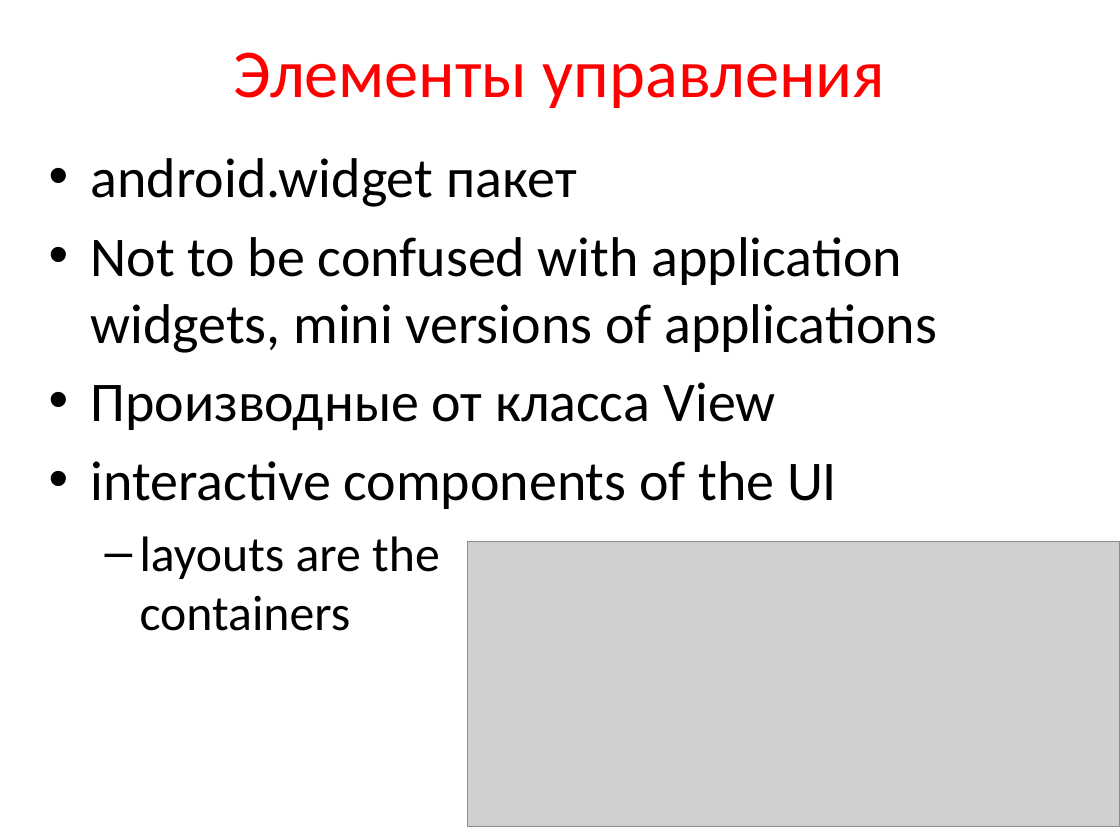
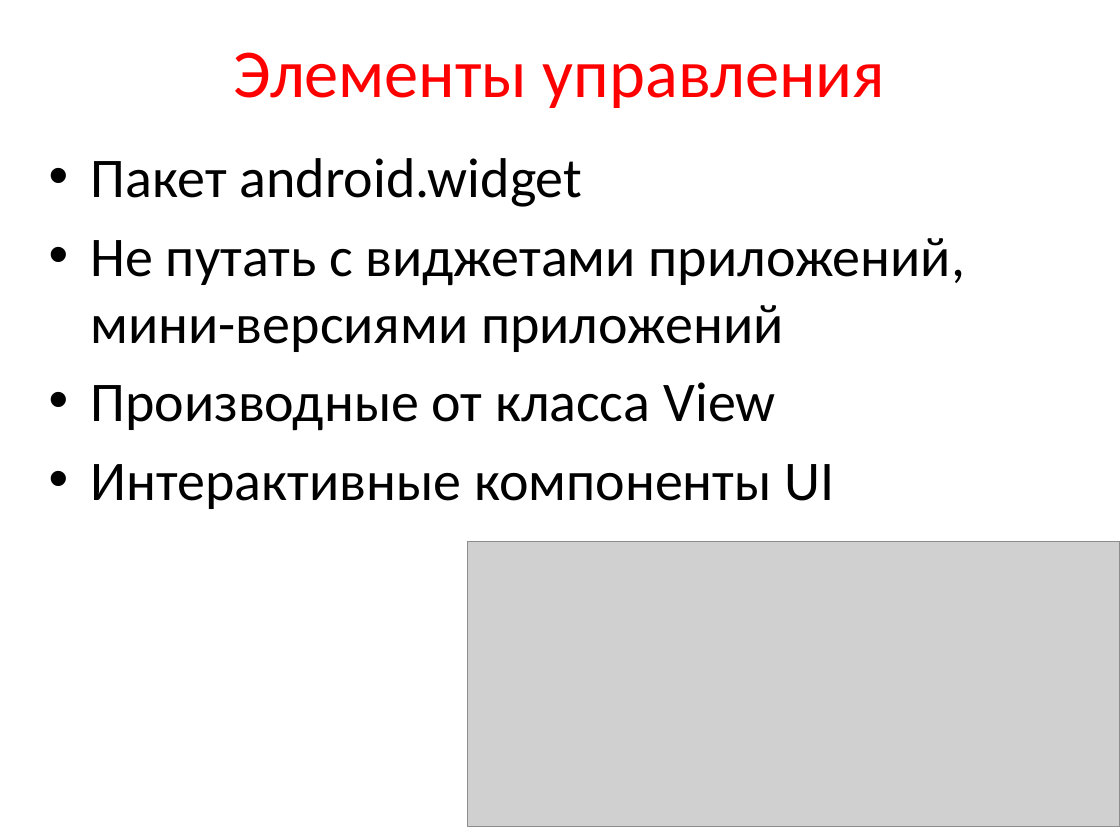
Before and after one commit to maxchv/Android, a slide deck: slide 24 of presentation/3_BasicUI.pptx. Drawn at 1120x840 pixels with LibreOffice and Linux fonts; fonts in the diff are those of the drawing; grey boxes stand for pictures. Boxes give left, top, right and bottom in pixels: in the first picture for what was removed or moved away, otherwise in the second. Text is boxed around its words. In the diff, an @@ line names an element or a change of style, - is before the commit and + after.

```diff
--- a/presentation/3_BasicUI.pptx
+++ b/presentation/3_BasicUI.pptx
@@ text at bbox=[91, 158, 965, 352]: text changed @@
-• android.widget пакет
-• Not to be confused with application widgets, mini versions of applications
+• Пакет android.widget
+• Не путать с виджетами приложений, мини-версиями приложений
@@ text at bbox=[91, 464, 835, 509]: text changed @@
-• interactive components of the UI
-  – layouts are the
-    containers
+• Интерактивные компоненты UI
```
Also in this commit, not shown: 20 other slides changed, 8 slides added, 10 slides removed.
